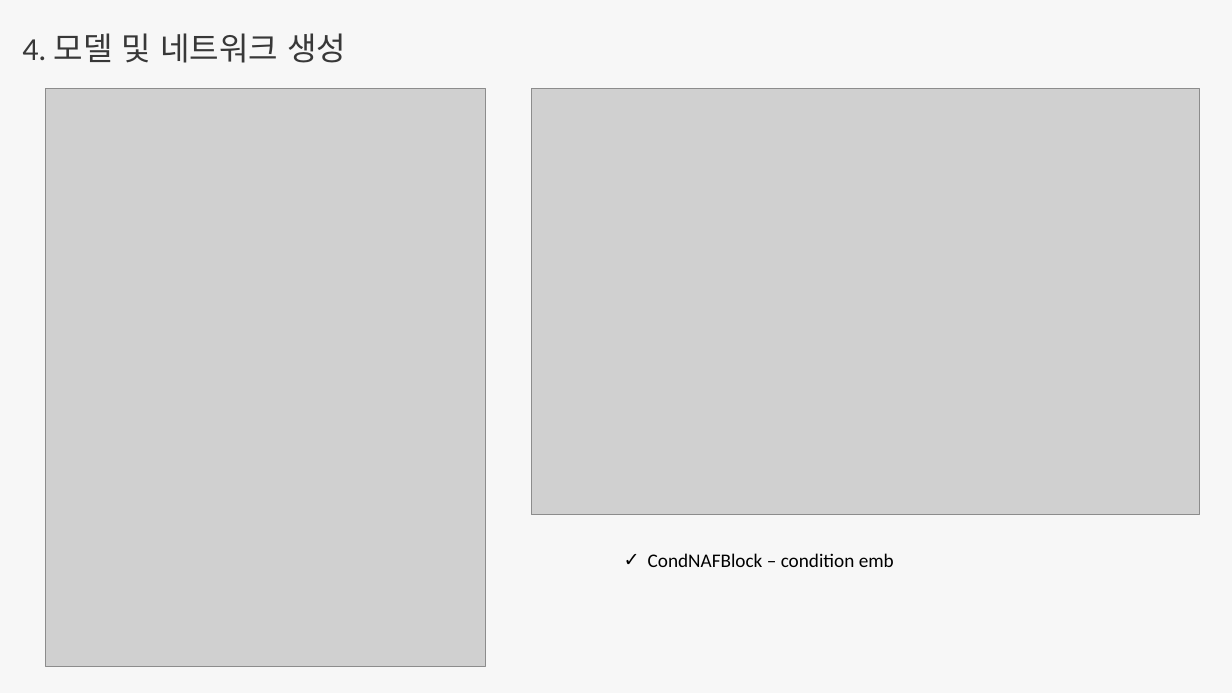
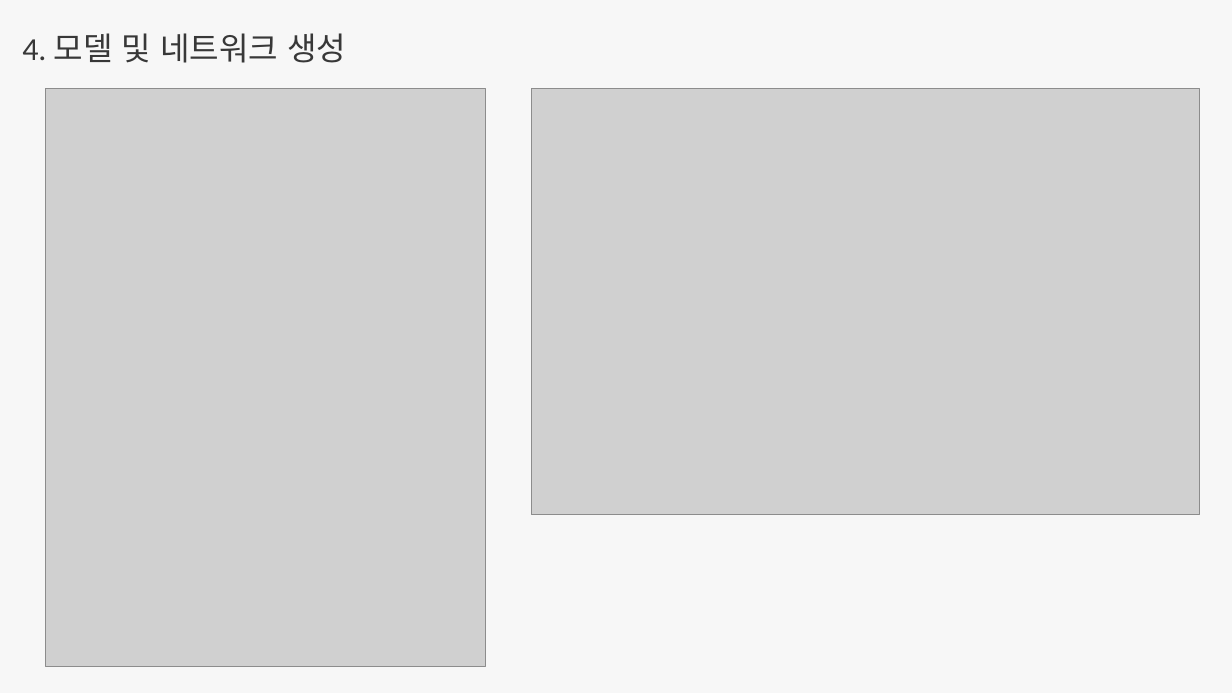
Before and after one commit to davidlyoo/DiffCR-code-review, a slide deck: slide 14 of DiffCR-code-review.pptx. Drawn at 1232x693 pixels with LibreOffice and Linux fonts; fonts in the diff are those of the drawing; grey boxes stand for pictures; background and template pictures are left out. Boxes give left, top, right and bottom in pixels: in the first picture for what was removed or moved away, otherwise in the second. Text is boxed around its words. In the diff, an @@ line names an element or a change of style, - is before the commit and + after.

Commit message:
Add deck files

```diff
--- a/DiffCR-code-review.pptx
+++ b/DiffCR-code-review.pptx
@@ text removed at [648,553,894,567] @@
-✓ CondNAFBlock – condition emb
```
Also in this commit, not shown: 1 other file.
